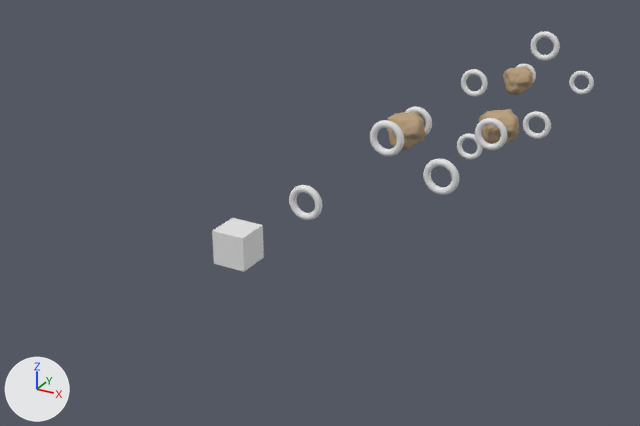
Before and after pictures for a commit that changed the Blender file core/blender/Levels/Medium Levels/level16.blend.
Camera for both pictures: a 50 mm lens placed at (25.3, -36.6, 21.3), pointed at (-4.4, 17.3, -5.7). The axes (+X, +Y, +Z) are drawn at lower left. The lights are the same throughout.

The first picture shows 'Cube.000', 'Cube.001', 'Cube.002', 'Gate.000', 'Gate.001', 'Gate.002', 'Gate.003', 'Gate.004', 'Gate.005', 'Gate.006', 'Gate.007', 'Gate.008', 'Gate.009', 'Gate.010', 'Level'.
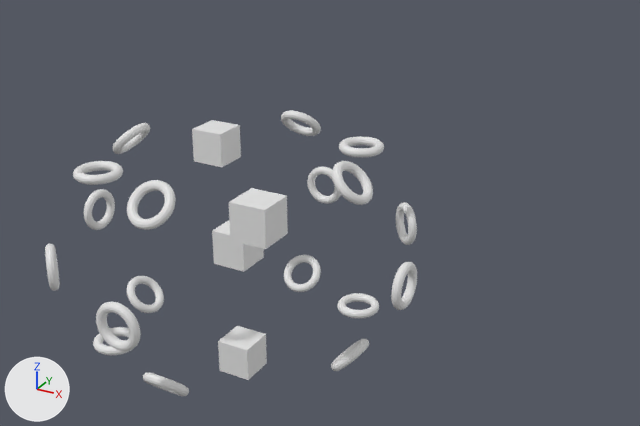
What differs and where, as boxes (x1, y1, x2, y2) in the pictures (640 x 426 px):
'changeTimeUpgrade.001', added
    after: (229, 188, 288, 249)
'changeTimeUpgrade.002', added
    after: (218, 326, 267, 380)
'changeTimeUpgrade', added
    after: (192, 120, 241, 167)
'Gate.003', moved
    before: (461, 69, 488, 97)
    after: (96, 301, 141, 351)
'Gate.001', moved, turned
    before: (370, 120, 404, 156)
    after: (281, 110, 321, 136)
'Gate.016', added
    after: (127, 180, 176, 230)
'Gate.007', moved, turned
    before: (523, 111, 551, 139)
    after: (73, 161, 123, 185)
'Gate.009', moved, turned
    before: (475, 118, 507, 150)
    after: (339, 136, 384, 158)
'Gate.004', moved, turned
    before: (457, 133, 483, 159)
    after: (391, 262, 417, 310)
'Gate.010', moved, turned
    before: (423, 159, 459, 195)
    after: (93, 327, 138, 355)
'Gate.008', moved, turned
    before: (530, 31, 560, 61)
    after: (337, 293, 379, 318)
'Gate.000', moved
    before: (289, 185, 322, 220)
    after: (307, 167, 341, 204)
'Gate.013', added
    after: (332, 161, 373, 205)
'Cube.000', deleted (beige)
    before: (386, 111, 426, 150)
'Cube.002', deleted (beige)
    before: (479, 109, 519, 144)
'Gate.006', moved, turned
    before: (569, 71, 594, 95)
    after: (45, 243, 60, 291)
'Gate.002', moved, turned
    before: (405, 107, 432, 136)
    after: (143, 372, 189, 396)
'Gate.014', added
    after: (127, 276, 164, 313)
'Gate.005', moved, turned
    before: (516, 64, 536, 83)
    after: (396, 202, 417, 245)
'Gate.011', added
    after: (84, 189, 115, 230)
'Gate.017', added
    after: (284, 255, 321, 292)
'Cube.001', deleted (beige)
    before: (503, 66, 533, 95)
'Gate.015', added
    after: (112, 123, 150, 154)
'Gate.012', added
    after: (331, 339, 369, 371)

What the commit changed:
Object 'Gate.010' (ob_gate_010) turns from (90, 0, 0) to (0, 0, 0) degrees about x, y and z.
Object 'Gate.010' (ob_gate_010) moves from (6.0, 15.0, 0.0) to (-5.0, -5.0, -5.0).
Object 'Gate.009' (ob_gate_009) turns from (90, 0, 0) to (0, 0, 0) degrees about x, y and z.
Object 'Gate.009' (ob_gate_009) moves from (6.0, 25.0, 0.0) to (5.0, 5.0, 5.0).
Object 'Gate.008' (ob_gate_008) turns from (90, 0, 0) to (0, 0, 0) degrees about x, y and z.
Object 'Gate.008' (ob_gate_008) moves from (6.0, 38.0, 4.0) to (5.0, 5.0, -5.0).
Object 'Gate.007' (ob_gate_007) turns from (90, 0, 0) to (0, 0, 0) degrees about x, y and z.
Object 'Gate.007' (ob_gate_007) moves from (6.0, 38.0, -3.0) to (-5.0, -5.0, 5.0).
Object 'Gate.006' (ob_gate_006) moves from (6.0, 54.0, -3.0) to (-7.0, -7.0, 0.0).
Object 'Gate.006' (ob_gate_006) turns from (90, 0, 0) to (-45, 90, 0) degrees about x, y and z.
Object 'Gate.005' (ob_gate_005) moves from (0.0, 54.0, -3.0) to (7.0, 7.0, 0.0).
Object 'Gate.005' (ob_gate_005) turns from (90, 0, 0) to (-45, 90, 0) degrees about x, y and z.
Object 'Gate.003' (ob_gate_003) moves from (0.0, 38.0, 0.0) to (0.0, -10.0, 0.0).
Object 'Gate.004' (ob_gate_004) moves from (0.0, 38.0, -6.0) to (10.0, 0.0, 0.0).
Object 'Gate.004' (ob_gate_004) turns from (90, 0, 0) to (0, 90, 0) degrees about x, y and z.
Object 'Gate.002' (ob_gate_002) moves from (0.0, 25.0, 0.0) to (0.0, -7.0, -5.0).
Object 'Gate.002' (ob_gate_002) turns from (90, 0, 0) to (135, 0, 0) degrees about x, y and z.
Object 'Gate.000' (ob_gate_000) moves from (-2.0, 11.0, -2.0) to (0.0, 10.0, 0.0).
Object 'Gate.001' (ob_gate_001) moves from (2.0, 15.0, 2.0) to (0.0, 7.0, 5.0).
Object 'Gate.001' (ob_gate_001) turns from (90, 0, 0) to (135, 0, 0) degrees about x, y and z.
Object 'Cube.002' (ob_cube_002) is deleted.
Object 'Cube.000' (ob_cube_000) is deleted.
Object 'Cube.001' (ob_cube_001) is deleted.
Object 'changeTimeUpgrade' (ob_changetimeupgrade) is new; it shows a copy of the mesh of ob_level.
Its location is (-4.0, 4.0, 4.0).
Object 'Gate.011' (ob_gate_011) is new; it shows a copy of the mesh of ob_gate_001.
Its location is (-10.0, 0.0, 0.0).
Its rotation in degrees is (0, 90, 0).
Object 'Gate.012' (ob_gate_012) is new; it shows a copy of the mesh of ob_gate_001.
Its location is (7.0, 0.0, -5.0).
Its rotation in degrees is (0, 135, 0).
Object 'Gate.013' (ob_gate_013) is new; it shows a copy of the mesh of ob_gate_001.
Its location is (7.0, 0.0, 5.0).
Its rotation in degrees is (0, 45, 0).
Object 'Gate.014' (ob_gate_014) is new; it shows a copy of the mesh of ob_gate_001.
Its location is (-7.0, 0.0, -5.0).
Its rotation in degrees is (0, 45, 0).
Object 'Gate.015' (ob_gate_015) is new; it shows a copy of the mesh of ob_gate_001.
Its location is (-7.0, 0.0, 5.0).
Its rotation in degrees is (0, 135, 0).
Object 'Gate.016' (ob_gate_016) is new; it shows a copy of the mesh of ob_gate_001.
Its location is (0.0, -7.0, 5.0).
Its rotation in degrees is (45, 0, 0).
Object 'Gate.017' (ob_gate_017) is new; it shows a copy of the mesh of ob_gate_001.
Its location is (0.0, 7.0, -5.0).
Its rotation in degrees is (45, 0, 0).
Object 'changeTimeUpgrade.001' (ob_changetimeupgrade_001) is new; it shows a copy of the mesh of ob_level.
Its location is (4.0, -4.0, 4.0).
Object 'changeTimeUpgrade.002' (ob_changetimeupgrade_002) is new; it shows a copy of the mesh of ob_level.
Its location is (0.0, 0.0, -7.0).
